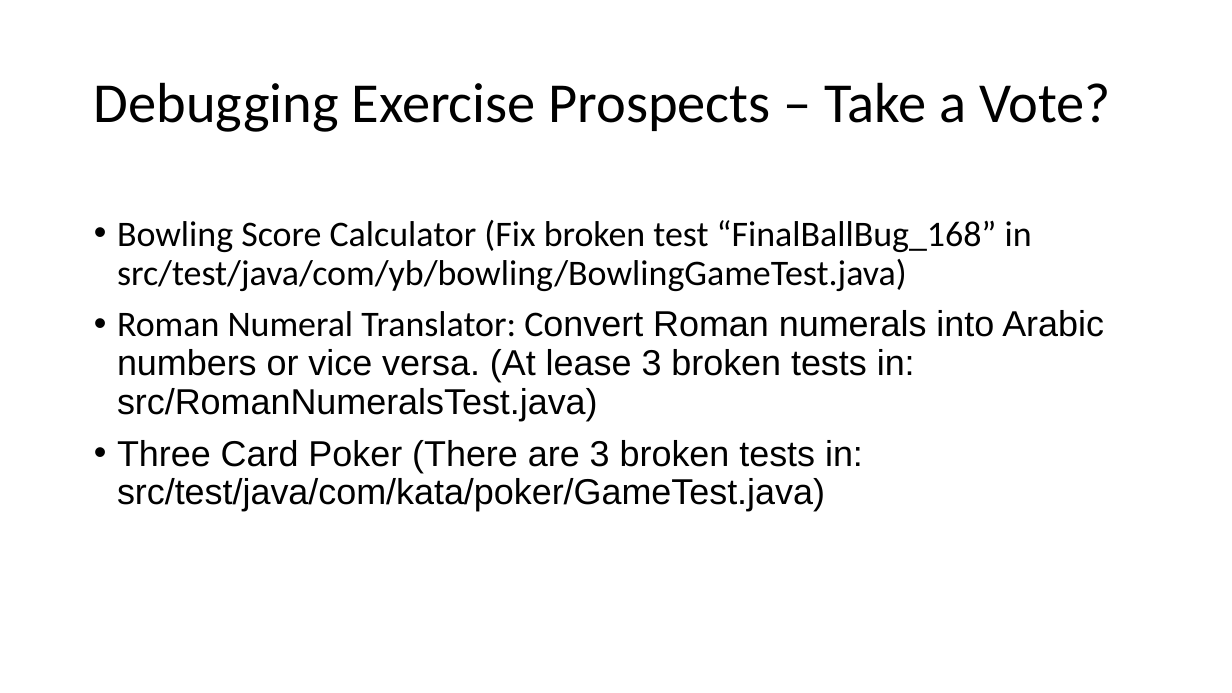
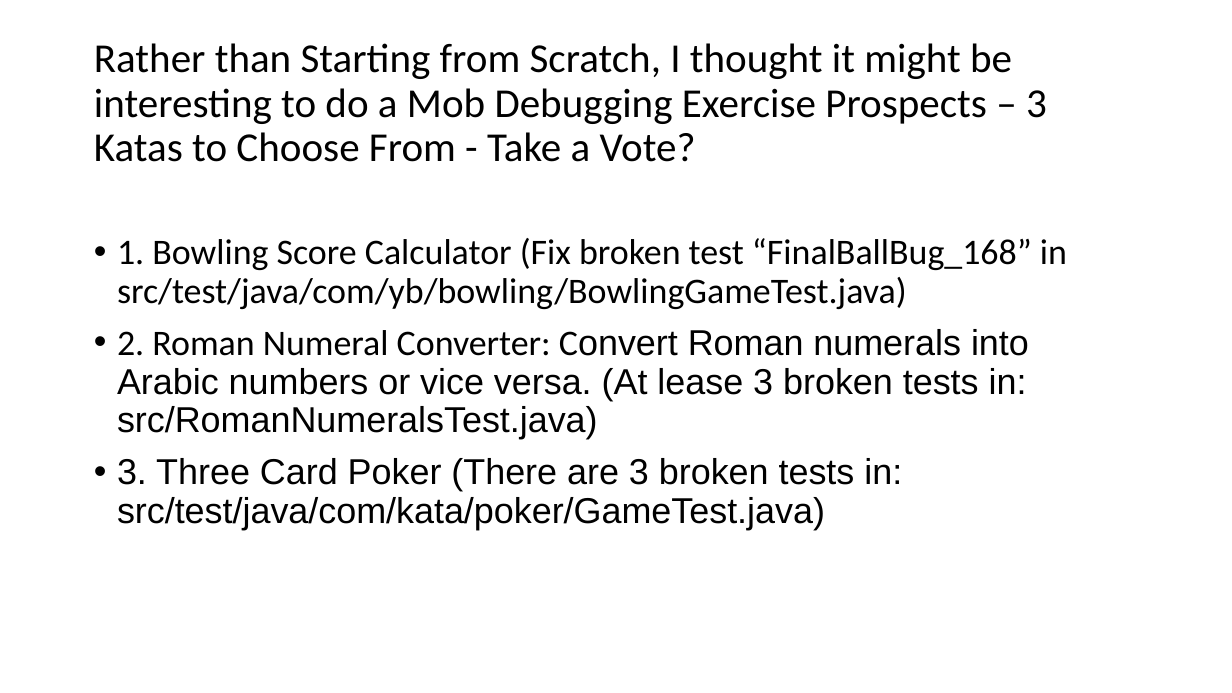
Before and after one commit to jonathan-r-jones/Mob-Programming-Demo, a slide deck: slide 10 of mob.pptx (slide 14 before the commit). Drawn at 1232x693 pixels with LibreOffice and Linux fonts; fonts in the diff are those of the drawing. Boxes give left, top, right and bottom in pixels: in the first picture for what was removed or moved away, otherwise in the second. Text is boxed around its words. In the diff, an @@ line names an element or a change of style, - is before the commit and + after.

Commit message:
Dec-1-2020_10:36_PM

```diff
--- a/mob.pptx
+++ b/mob.pptx
@@ title at (94,43,1047,162): text changed; size 44 to 32 pt @@
-Debugging Exercise Prospects – Take a Vote?
+Rather than Starting from Scratch, I thought it might be interesting to do a Mob Debugging Exercise Prospects – 3 Katas to Choose From - Take a Vote?
@@ text at (117,238,1067,530): text changed @@
-• Bowling Score Calculator (Fix broken test “FinalBallBug_168” in src/test/java/com/yb/bowling/BowlingGameTest.java)
-• Roman Numeral Translator: Convert Roman numerals into Arabic numbers or vice versa. (At lease 3 broken tests in: src/RomanNumeralsTest.java)
-• Three Card Poker (There are 3 broken tests in: src/test/java/com/kata/poker/GameTest.java)
+• 1. Bowling Score Calculator (Fix broken test “FinalBallBug_168” in src/test/java/com/yb/bowling/BowlingGameTest.java)
+• 2. Roman Numeral Converter: Convert Roman numerals into Arabic numbers or vice versa. (At lease 3 broken tests in: src/RomanNumeralsTest.java)
+• 3. Three Card Poker (There are 3 broken tests in: src/test/java/com/kata/poker/GameTest.java)
```
Also in this commit, not shown: 1 other slide changed, 1 slide added, 1 slide removed.
